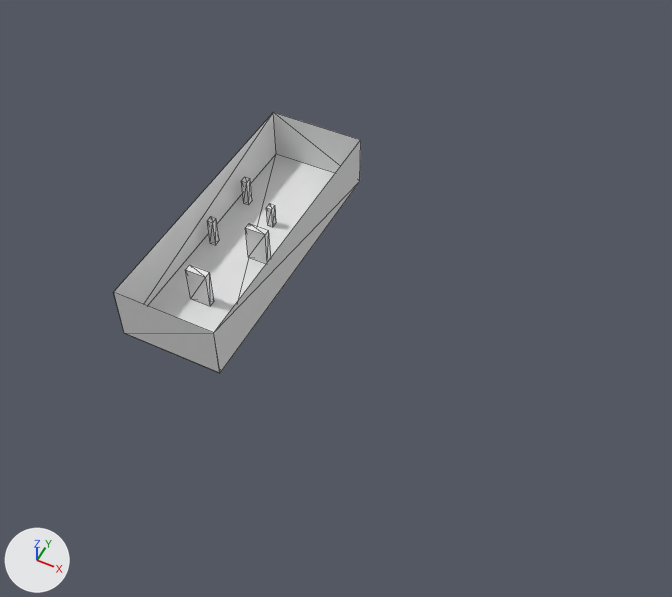
The COLLADA model webapp/public/vl/valter-navigation-ann/scene/valter-navigation-ann.dae, before and after one commit.
Before and after are seen from a 50 mm camera at (17.9, -29.7, 32.2) aimed at (4.9, -3.6, -0.4). Lighting does not change. The marker at lower left points along +X, +Y and +Z. Mesh edges are drawn as thin lines.

Before the edit, the objects in view are built like this:
```python
me_cube3 = bpy.data.meshes.new('Cube3')
me_cube3.from_pydata(...)  # a box spanning x -0.53..0.53, y -0.18..0.18, z 0.0..1.95
me_plane = bpy.data.meshes.new('Plane')
me_plane.from_pydata([(-2.5, -10.0, 0.0), (2.5, -10.0, 0.0), (-2.5, 4.0, 0.0), (2.5, 4.0, 0.0)], [], [(1, 2, 0), (1, 3, 2)])
me_plane_001 = bpy.data.meshes.new('Plane.001')
me_plane_001.from_pydata([(0.0, 4.0, 0.0), (0.0, 4.0, 2.73), (0.0, -10.0, 0.0), (0.0, -10.0, 2.73)], [], [(1, 2, 0), (1, 3, 2)])
me_plane_002 = bpy.data.meshes.new('Plane.002')
me_plane_002.from_pydata([(0.0, -14.0, 0.0), (0.0, -14.0, 2.73), (0.0, 0.0, 0.0), (0.0, 0.0, 2.73)], [], [(1, 2, 0), (1, 3, 2)])
me_plane_003 = bpy.data.meshes.new('Plane.003')
me_plane_003.from_pydata([(-2.5, 0.0, 0.0), (2.5, 0.0, 0.0), (-2.5, 0.0, 2.73), (2.5, 0.0, 2.73)], [], [(1, 2, 0), (1, 3, 2)])
me_plane_004 = bpy.data.meshes.new('Plane.004')
me_plane_004.from_pydata([(2.5, 0.0, 0.0), (-2.5, 0.0, 0.0), (2.5, 0.0, 2.73), (-2.5, 0.0, 2.73)], [], [(1, 2, 0), (1, 3, 2)])
ob_backwall = bpy.data.objects.new('backWall', me_plane_003)
ob_backwall.location = (0.0, 4.0, 0.0)
ob_cube4 = bpy.data.objects.new('Cube4', me_cube3)
ob_cube4.location = (0.6, -3.22, 0.0)
ob_floor = bpy.data.objects.new('floor', me_plane)
ob_floor.location = (0.0, 0.0, 0.0)
ob_frontwall = bpy.data.objects.new('frontWall', me_plane_004)
ob_frontwall.location = (0.0, -10.0, 0.0)
ob_lwall = bpy.data.objects.new('lWall', me_plane_002)
ob_lwall.location = (2.5, 4.0, 0.0)
ob_rwall = bpy.data.objects.new('rWall', me_plane_001)
ob_rwall.location = (-2.5, 0.0, 0.0)
```
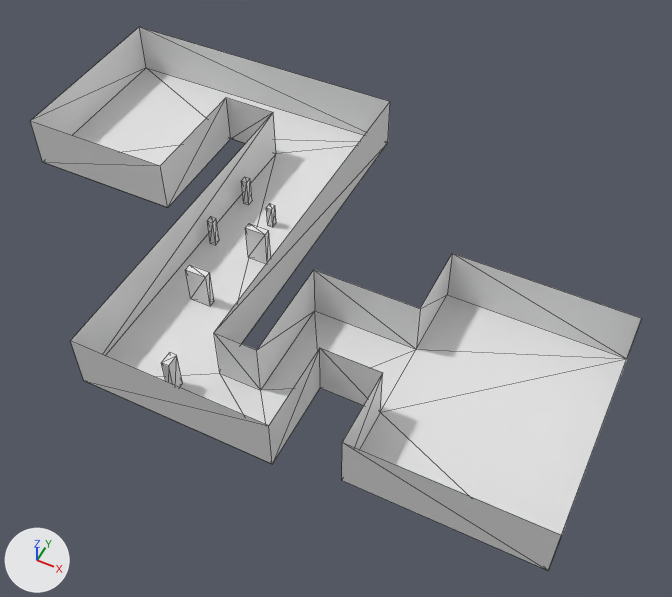
Commit message: Nav ANN

Changed parts and their boxes [x1, y1, x2, y2] in the pictures (672 x 597 px):
'floor', reshaped (166% wider, 116% taller)
    before: [127, 154, 335, 370]
    after: [73, 68, 627, 535]
'wall1', added
    after: [139, 27, 390, 135]
'rWall', reshaped (26% wider, 15% taller)
    before: [114, 113, 276, 323]
    after: [71, 113, 276, 355]
'wall12', added
    after: [342, 442, 561, 570]
'wall14', added
    after: [447, 253, 642, 359]
'lWall', reshaped
    before: [214, 140, 361, 372]
    after: [214, 102, 390, 344]
'wall4', added
    after: [71, 341, 272, 464]
'wall16', added
    after: [30, 121, 168, 207]
'wall15', added
    after: [31, 28, 146, 135]
'wall9', added
    after: [314, 270, 420, 349]
'frontWall', deleted
    before: [114, 293, 220, 373]
'wall17', added
    after: [160, 98, 231, 207]
'backWall', deleted
    before: [273, 112, 360, 173]
'wall8', added
    after: [257, 270, 315, 389]
'wall7', added
    after: [320, 348, 383, 405]
'wall6', added
    after: [269, 348, 320, 464]
'wall5', added
    after: [214, 333, 261, 390]
'wall18', added
    after: [226, 98, 273, 144]
'wall11', added
    after: [343, 373, 383, 449]
'wall10', added
    after: [416, 255, 452, 349]
'Cube6', added
    after: [162, 352, 183, 387]
'wall13', added
    after: [562, 346, 632, 533]

Diff of the bpy script that builds the scene:
```diff
--- a/webapp/public/vl/valter-navigation-ann/scene/valter-navigation-ann.dae.py
+++ b/webapp/public/vl/valter-navigation-ann/scene/valter-navigation-ann.dae.py
@@ me_plane @@
-me_plane.from_pydata(...)  # 4 vertices, 2 faces; spans x -2.5..2.5, y -10.0..4.0, z 0.0
+me_plane.from_pydata(...)  # 18 vertices, 16 faces; spans x -13.26..18.01, y -12.97..7.53, z 0.0
+# me_plane part 1
+# 2 vertices are removed from x -2.5..2.5, y -10.0..4.0, z 0.0
+# 2 faces are deleted
+# 16 vertices are added at x -13.26..18.01, y -12.97..7.53, z 0.0
+# 16 new faces join them
@@ me_plane_001 @@
 me_plane_001.from_pydata(...)  # 4 vertices, 2 faces; spans x 0.0, y -10.0..4.0, z 0.0..2.73
-me_plane_001.vertices[2].co = (0.0, -10.0, 0.0)  # pixel (124, 333)
-me_plane_001.vertices[3].co = (0.0, -10.0, 2.73)  # pixel (113, 292)
+# me_plane_001 part 2
+me_plane_001.vertices[2].co = (0.0, -12.97, 0.0)  # pixel (83, 380)
+me_plane_001.vertices[3].co = (0.0, -12.97, 2.73)  # pixel (70, 340)
@@ me_plane_002 @@
 me_plane_002.from_pydata(...)  # 4 vertices, 2 faces; spans x 0.0, y -14.0..0.0, z 0.0..2.73
-me_plane_002.vertices[2].co = (0.0, 0.0, 0.0)  # pixel (359, 181)
-me_plane_002.vertices[3].co = (0.0, 0.0, 2.73)  # pixel (360, 139)
+# me_plane_002 part 3
+me_plane_002.vertices[2].co = (0.0, 3.53, 0.0)  # pixel (387, 142)
+me_plane_002.vertices[3].co = (0.0, 3.53, 2.73)  # pixel (390, 101)
@@ me_plane_022 @@
+me_plane_022.from_pydata([(-1.42, 0.0, -1.36), (-1.42, 0.0, 1.36), (1.42, 0.0, -1.36), (1.42, 0.0, 1.36)], [], [(3, 0, 1), (3, 2, 0)])
@@ me_plane_021 @@
+me_plane_021.from_pydata([(0.0, -3.08, -1.36), (0.0, -3.08, 1.36), (0.0, 3.08, -1.36), (0.0, 3.08, 1.36)], [], [(3, 0, 1), (3, 2, 0)])
@@ me_plane_020 @@
+me_plane_020.from_pydata([(-3.96, 0.0, -1.36), (-3.96, 0.0, 1.36), (3.96, 0.0, -1.36), (3.96, 0.0, 1.36)], [], [(3, 0, 1), (3, 2, 0)])
@@ me_plane_019 @@
+me_plane_019.from_pydata([(0.0, 4.85, -1.36), (0.0, 4.85, 1.36), (0.0, -4.85, -1.36), (0.0, -4.85, 1.36)], [], [(3, 0, 1), (3, 2, 0)])
@@ me_plane_018 @@
+me_plane_018.from_pydata([(0.0, 1.81, 1.36), (0.0, 1.81, -1.36), (8.46, 1.81, 1.36), (8.46, 1.81, -1.36)], [], [(3, 0, 1), (3, 2, 0)])
@@ me_plane_017 @@
+me_plane_017.from_pydata([(0.0, -5.51, 1.36), (0.0, -5.51, -1.36), (0.0, 5.51, 1.36), (0.0, 5.51, -1.36)], [], [(0, 3, 1), (0, 2, 3)])
@@ me_plane_016 @@
+me_plane_016.from_pydata([(-4.23, 0.0, -1.36), (-4.23, 0.0, 1.36), (4.23, 0.0, 1.36), (4.23, 0.0, -1.36)], [], [(1, 3, 0), (1, 2, 3)])
@@ me_plane_015 @@
+me_plane_015.from_pydata([(0.0, 1.81, -1.36), (0.0, 1.81, 1.36), (0.0, -1.81, -1.36), (0.0, -1.81, 1.36)], [], [(1, 2, 0), (1, 3, 2)])
@@ me_plane_014 @@
+me_plane_014.from_pydata([(0.0, -1.81, 1.36), (0.0, -1.81, -1.36), (0.0, 1.81, 1.36), (0.0, 1.81, -1.36)], [], [(3, 0, 1), (3, 2, 0)])
@@ me_plane_013 @@
+me_plane_013.from_pydata([(-2.51, 0.0, 1.36), (-2.51, 0.0, -1.36), (2.51, 0.0, 1.36), (2.51, 0.0, -1.36)], [], [(3, 0, 1), (3, 2, 0)])
@@ me_plane_012 @@
+me_plane_012.from_pydata([(0.0, -2.5, -1.36), (0.0, -2.5, 1.36), (0.0, 2.5, 1.36), (0.0, 2.5, -1.36)], [], [(3, 1, 0), (3, 2, 1)])
@@ me_plane_011 @@
+me_plane_011.from_pydata([(-1.41, 0.0, -1.36), (-1.41, 0.0, 1.36), (1.41, 0.0, -1.36), (1.41, 0.0, 1.36)], [], [(1, 2, 0), (1, 3, 2)])
@@ me_plane_010 @@
+me_plane_010.from_pydata([(0.0, 2.1, -1.36), (0.0, 2.1, 1.36), (0.0, -2.1, -1.36), (0.0, -2.1, 1.36)], [], [(2, 1, 0), (2, 3, 1)])
@@ me_plane_009 @@
+me_plane_009.from_pydata([(0.0, -14.0, 0.0), (0.0, -14.0, 2.73), (2.03, -14.0, 0.0), (2.03, -14.0, 2.73)], [], [(2, 1, 0), (2, 3, 1)])
@@ me_plane_008 @@
+me_plane_008.from_pydata([(-7.9, 0.0, -1.4), (7.9, 0.0, -1.4), (-7.9, 0.0, 1.4), (7.9, 0.0, 1.4)], [], [(1, 2, 0), (1, 3, 2)])
@@ me_plane_004_1 @@
+me_plane_004_1.from_pydata([(6.75, 0.0, 0.0), (-2.5, 0.0, 0.0), (6.75, 0.0, 2.73), (-2.5, 0.0, 2.73)], [], [(1, 2, 0), (1, 3, 2)])
@@ ob_backwall @@
-ob_backwall = bpy.data.objects.new('backWall', me_plane_003)
@@ ob_frontwall @@
-ob_frontwall = bpy.data.objects.new('frontWall', me_plane_004)
@@ ob_wall18 @@
+ob_wall18 = bpy.data.objects.new('wall18', me_plane_022)
+ob_wall18.location = (-3.92, 4.0, 1.36)
@@ ob_wall17 @@
+ob_wall17 = bpy.data.objects.new('wall17', me_plane_021)
+ob_wall17.location = (-5.34, 0.92, 1.36)
@@ ob_wall16 @@
+ob_wall16 = bpy.data.objects.new('wall16', me_plane_020)
+ob_wall16.location = (-9.3, -2.17, 1.36)
@@ ob_wall15 @@
+ob_wall15 = bpy.data.objects.new('wall15', me_plane_019)
+ob_wall15.location = (-13.26, 2.68, 1.36)
@@ ob_cube6 @@
+ob_cube6 = bpy.data.objects.new('Cube6', me_cube3_002)  # a box spanning x -0.18..0.18, y -0.31..0.31, z 0.0..1.95
+ob_cube6.location = (1.18, -11.5, 0.0)
@@ ob_wall14 @@
+ob_wall14 = bpy.data.objects.new('wall14', me_plane_018)
+ob_wall14.location = (9.56, -3.19, 1.36)
@@ ob_wall13 @@
+ob_wall13 = bpy.data.objects.new('wall13', me_plane_017)
+ob_wall13.location = (18.01, -6.88, 1.36)
@@ ob_wall12 @@
+ob_wall12 = bpy.data.objects.new('wall12', me_plane_016)
+ob_wall12.location = (13.79, -12.39, 1.36)
@@ ob_wall11 @@
+ob_wall11 = bpy.data.objects.new('wall11', me_plane_015)
+ob_wall11.location = (9.56, -10.57, 1.36)
@@ ob_wall10 @@
+ob_wall10 = bpy.data.objects.new('wall10', me_plane_014)
+ob_wall10.location = (9.56, -3.19, 1.36)
@@ ob_wall9 @@
+ob_wall9 = bpy.data.objects.new('wall9', me_plane_013)
+ob_wall9.location = (7.04, -5.0, 1.36)
@@ ob_wall8 @@
+ob_wall8 = bpy.data.objects.new('wall8', me_plane_012)
+ob_wall8.location = (4.53, -7.5, 1.36)
@@ ob_wall7 @@
+ob_wall7 = bpy.data.objects.new('wall7', me_plane_011)
+ob_wall7.location = (8.15, -8.76, 1.36)
@@ ob_wall6 @@
+ob_wall6 = bpy.data.objects.new('wall6', me_plane_010)
+ob_wall6.location = (6.75, -10.87, 1.36)
@@ ob_wall5 @@
+ob_wall5 = bpy.data.objects.new('wall5', me_plane_009)
+ob_wall5.location = (2.5, 4.0, 0.0)
@@ ob_wall1 @@
+ob_wall1 = bpy.data.objects.new('wall1', me_plane_008)
+ob_wall1.location = (-5.38, 7.53, 1.36)
@@ ob_wall4 @@
+ob_wall4 = bpy.data.objects.new('wall4', me_plane_004_1)
+ob_wall4.location = (0.0, -12.97, 0.0)
```
